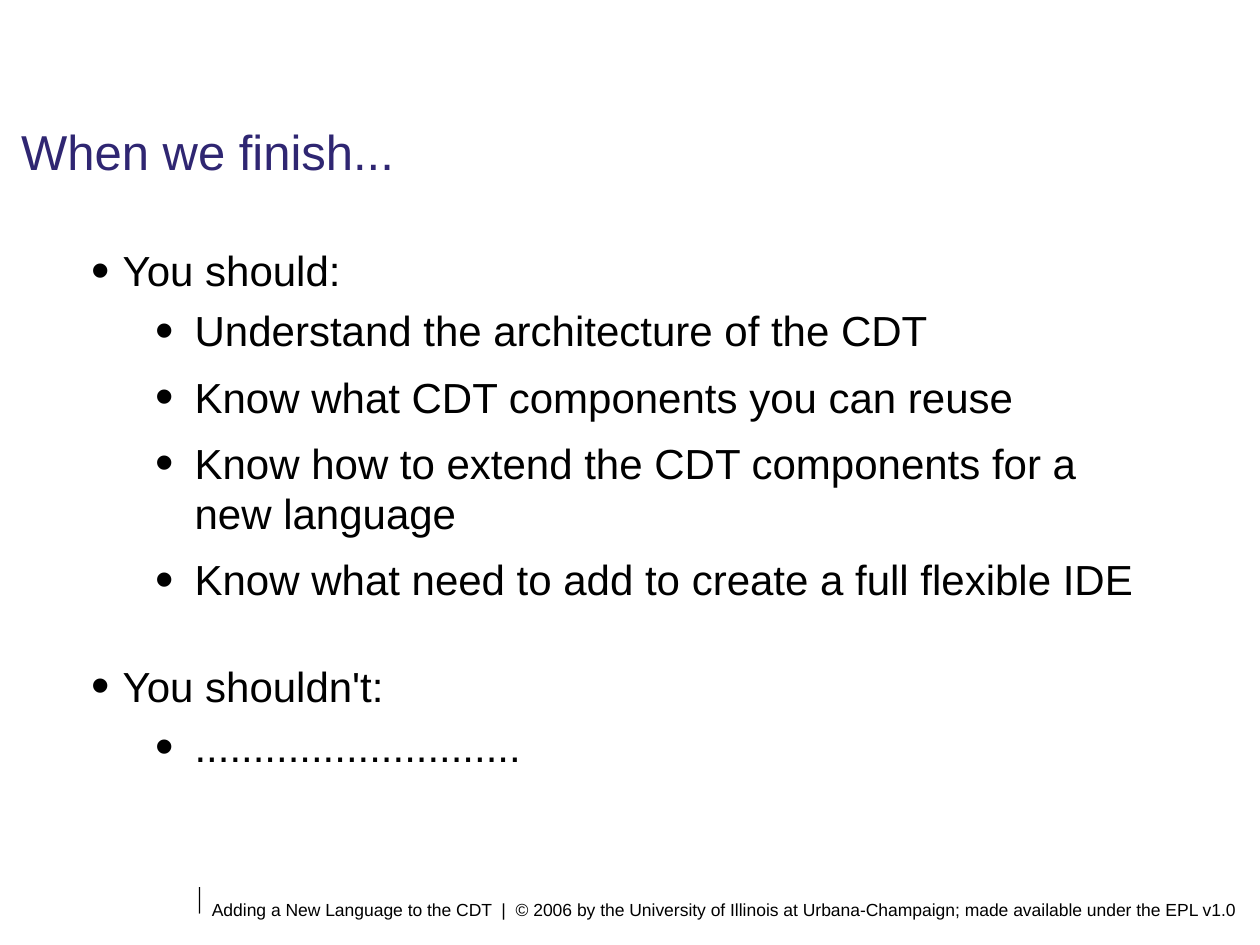
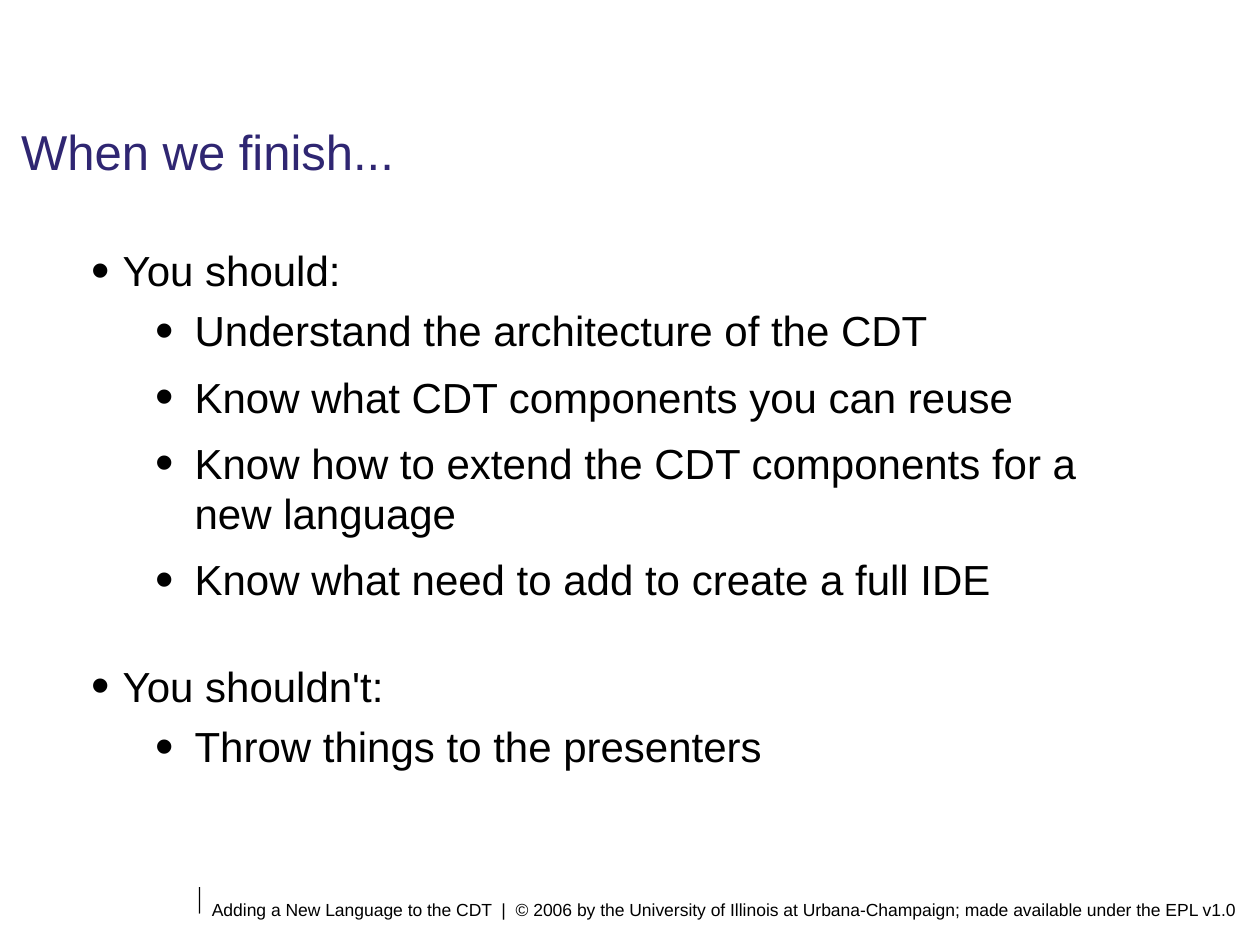
Before and after one commit to eclipse-ptp/ptp.photran, a slide deck: slide 7 of org.eclipse.photran-dev-docs/eclipsecon-2006/welcome-introduction-overview.odp. Drawn at 1260x945 pixels with LibreOffice and Linux fonts; fonts in the diff are those of the drawing; background and template pictures are left out. Boxes give left, top, right and bottom in pixels: in the first picture for what was removed or moved away, otherwise in the second. Text is boxed around its words. In the diff, an @@ line names an element or a change of style, - is before the commit and + after.

```diff
--- a/org.eclipse.photran-dev-docs/eclipsecon-2006/welcome-introduction-overview.odp
+++ b/org.eclipse.photran-dev-docs/eclipsecon-2006/welcome-introduction-overview.odp
@@ text at [195, 564, 990, 596]: text changed @@
-  • Know what need to add to create a full flexible IDE
+  • Know what need to add to create a full IDE
@@ text at [195, 731, 761, 771]: text changed @@
-  • ............................
+  • Throw things to the presenters
```
Also in this commit, not shown: 1 other file.
